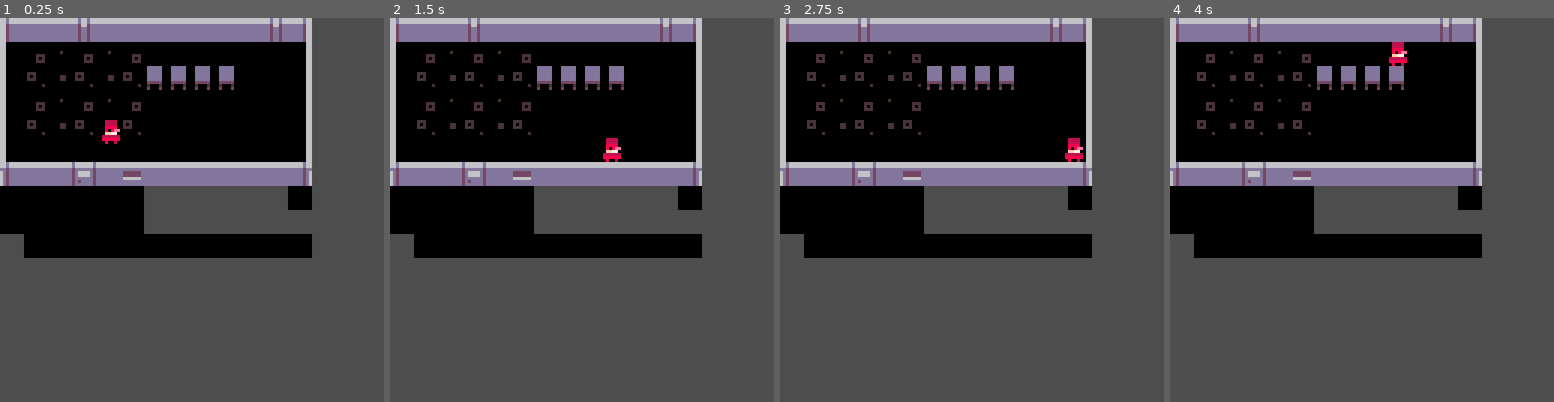
Above: before the commit, frames 1-4 (left to right).
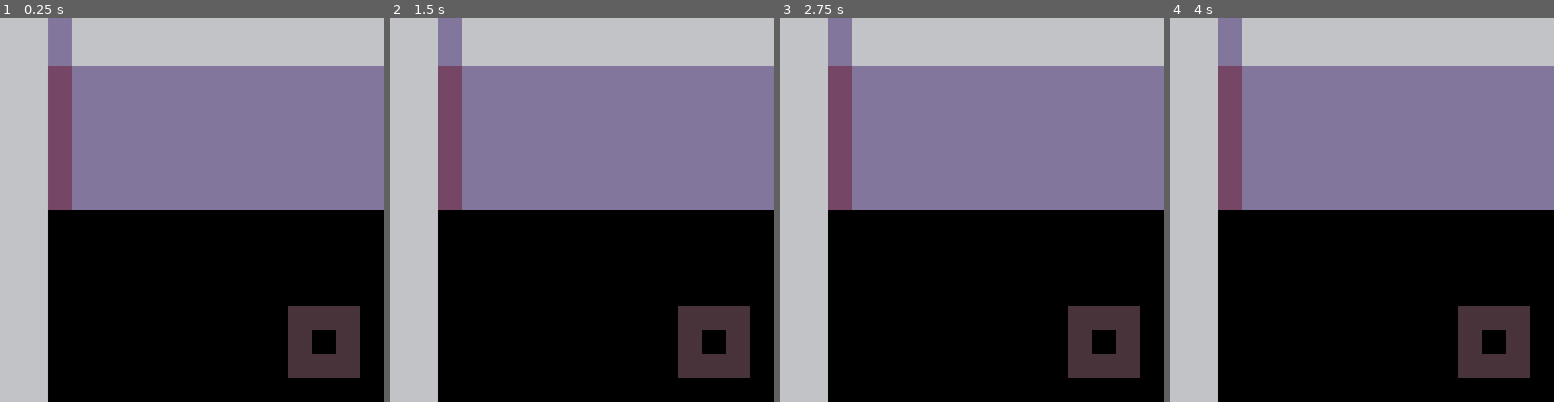
Above: after the commit, the same moments.

Repository: dwexel/global_game_jam_2026
Game: Godot game, scene res://Main.tscn
Same seed, same stepped clock (60 frames per second), same inputs: the game is played once before the commit and once after it.
Inputs:
- Up to frame 1 (0.25 s): no input
- Up to frame 2 (1.5 s): tap Enter at 0.5 s; hold D (right) 0.53-1.28 s; hold S (down) from 1.28 s (still down)
- Up to frame 3 (2.75 s): tap Space at 2 s; release S (down) at 2.03 s; hold D (right) from 2.03 s (still down)
- Up to frame 4 (4 s): release D (right) at 2.78 s; hold W (up) 2.78-3.53 s; hold A (left) from 3.53 s (still down)

The runs differ from the first frame. In frame 1, 89% of the frame differs, in the area x 0-100%, y 0-100%; in frame 2, 89%; in frame 3, 89%; in frame 4, 89%.

Commit message:
added assets folder + added pico8 font

Diff:
--- a/Main.tscn
+++ b/Main.tscn
@@ -1,8 +1,8 @@
-[gd_scene load_steps=7 format=4 uid="uid://cqow47bch5ocs"]
+[gd_scene format=4 uid="uid://cqow47bch5ocs"]
 
 [ext_resource type="PackedScene" uid="uid://1vk535utuv8g" path="res://player_character.tscn" id="1_glv2v"]
-[ext_resource type="Script" uid="uid://djkq53xtgcjym" path="res://tile_map_layer.gd" id="2_r0du0"]
-[ext_resource type="Texture2D" uid="uid://db4u33je5t0y4" path="res://tileset.png" id="2_uu6xs"]
+[ext_resource type="Script" path="res://tile_map_layer.gd" id="2_r0du0"]
+[ext_resource type="Texture2D" uid="uid://db4u33je5t0y4" path="res://assets/tileset.png" id="2_uu6xs"]
 
 [sub_resource type="OccluderPolygon2D" id="OccluderPolygon2D_r0du0"]
 polygon = PackedVector2Array(4, -4, 2, -4, 2, 4, 4, 4)
@@ -139,13 +139,23 @@
 physics_layer_0/collision_layer = 1
 sources/0 = SubResource("TileSetAtlasSource_r0du0")
 
-[node name="Main" type="Node2D"]
+[sub_resource type="LabelSettings" id="LabelSettings_r0du0"]
+font_size = 8
 
-[node name="Level" type="TileMapLayer" parent="."]
+[node name="Main" type="Node2D" unique_id=1614393884]
+
+[node name="Level" type="TileMapLayer" parent="." unique_id=1538573965]
 tile_map_data = PackedByteArray("AAAAAAAAAAAKAAIAAAABAAAAAAALAAUAAAACAAAAAAALAAUAAAADAAAAAAALAAIAAAAEAAAAAAALAAUAAAAFAA …(1776 unchanged characters)…
 tile_set = SubResource("TileSet_cm0pq")
 script = ExtResource("2_r0du0")
 
-[node name="PlayerCharacter" parent="." instance=ExtResource("1_glv2v")]
+[node name="PlayerCharacter" parent="." unique_id=1358153242 instance=ExtResource("1_glv2v")]
 position = Vector2(37, 38)
 collision_mask = 3
+
+[node name="Label" type="Label" parent="." unique_id=1050797892]
+offset_top = -10.0
+offset_right = 136.0
+offset_bottom = 10.0
+text = "this is a caption"
+label_settings = SubResource("LabelSettings_r0du0")
--- a/player_character.tscn
+++ b/player_character.tscn
@@ -1,7 +1,7 @@
-[gd_scene load_steps=7 format=3 uid="uid://1vk535utuv8g"]
+[gd_scene format=3 uid="uid://1vk535utuv8g"]
 
 [ext_resource type="Script" uid="uid://cu4ile33dyewn" path="res://player_character.gd" id="1_02ohv"]
-[ext_resource type="Texture2D" uid="uid://db4u33je5t0y4" path="res://tileset.png" id="2_5up26"]
+[ext_resource type="Texture2D" uid="uid://db4u33je5t0y4" path="res://assets/tileset.png" id="2_5up26"]
 
 [sub_resource type="RectangleShape2D" id="RectangleShape2D_5up26"]
 size = Vector2(7, 7)
@@ -33,12 +33,12 @@
 "speed": 5.0
 }]
 
-[node name="PlayerCharacter" type="CharacterBody2D"]
+[node name="PlayerCharacter" type="CharacterBody2D" unique_id=1562079644]
 script = ExtResource("1_02ohv")
 
-[node name="CollisionShape2D" type="CollisionShape2D" parent="."]
+[node name="CollisionShape2D" type="CollisionShape2D" parent="." unique_id=1282212538]
 shape = SubResource("RectangleShape2D_5up26")
 
-[node name="AnimatedSprite2D" type="AnimatedSprite2D" parent="."]
+[node name="AnimatedSprite2D" type="AnimatedSprite2D" parent="." unique_id=2064349608]
 sprite_frames = SubResource("SpriteFrames_6qc1w")
 autoplay = "default"
--- a/project.godot
+++ b/project.godot
@@ -8,11 +8,15 @@
 
 config_version=5
 
+[animation]
+
+compatibility/default_parent_skeleton_in_mesh_instance_3d=true
+
 [application]
 
 config/name="New Game Project"
 run/main_scene="uid://cqow47bch5ocs"
-config/features=PackedStringArray("4.5", "Forward Plus")
+config/features=PackedStringArray("4.6", "Forward Plus")
 config/icon="res://icon.svg"
 
 [display]
@@ -20,6 +24,12 @@
 window/size/viewport_width=128
 window/size/viewport_height=128
 window/stretch/mode="viewport"
+window/stretch/scale=8.0
+window/stretch/scale_mode="integer"
+
+[gui]
+
+theme/custom_font="uid://duci2snd55gia"
 
 [input]
 
Binary file added: assets/pico-8-mono.ttf
Not shown, added: assets/pico-8-mono.ttf.import
Renamed: tileset.png -> assets/tileset.png
Not shown, changed: assets/tileset.png.import
